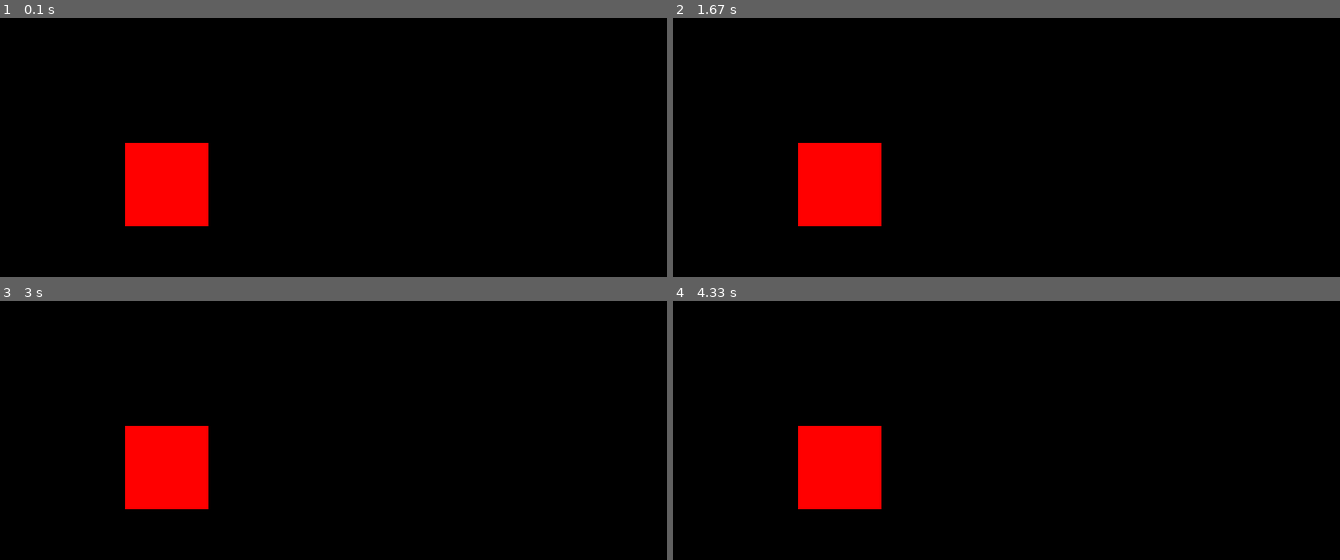
Above: before the commit, frames 1-4 (two rows, left to right).
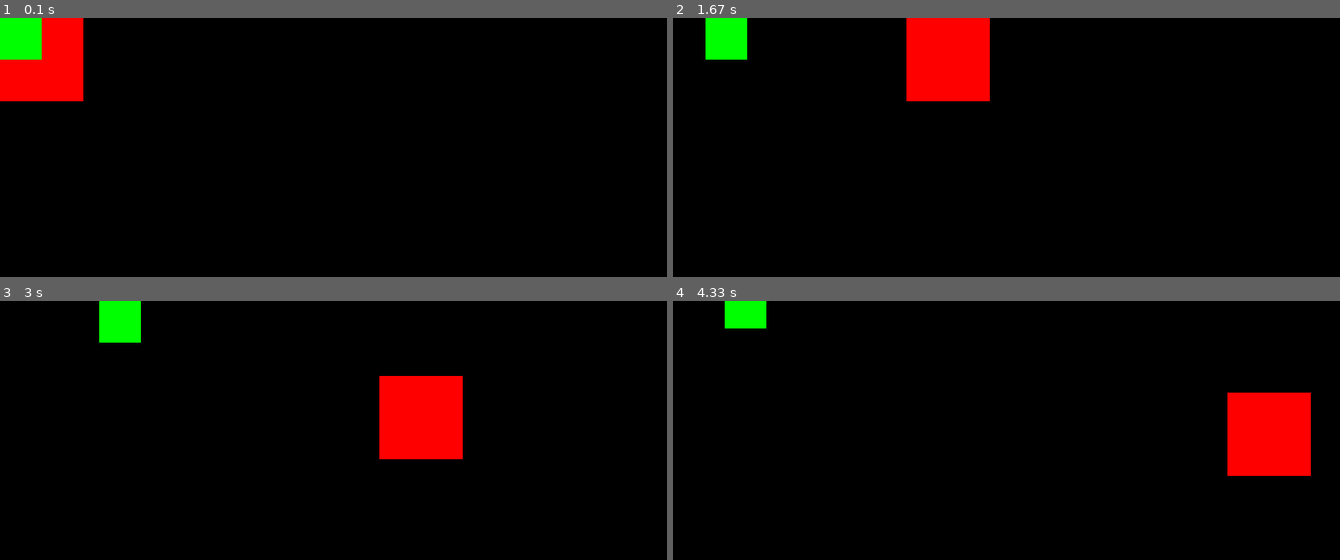
Above: after the commit, the same moments.

Repository: AliiiBenn/pygame-plugins-architecure
Game: pygame game, started from main.py
Two runs of this game, one before a commit and one after it. Both use one fixed random seed, a clock stepped at 60 frames per second and the inputs below.
Inputs:
- Up to frame 1 (0.1 s): no input
- Up to frame 2 (1.67 s): tap Z at 0.33 s; hold D 0.67-1.13 s; hold D 1.17-1.63 s
- Up to frame 3 (3 s): hold S 1.67-1.97 s; hold D 2-2.63 s; tap Q at 2.67 s
- Up to frame 4 (4.33 s): hold S 3-3.37 s; tap Z at 3.07, 3.47, 3.77, 3.97, 4.27 s; hold D 3.4-3.87 s; hold D from 3.9 s (still down)

The runs differ from the first frame. In frame 1, 8.0% of the frame differs, in the area x 0-32%, y 0-81%; in frame 2, 9.0%, in the area x 4-48%, y 0-81%; in frame 3, 9.0%; in frame 4, 8.7%.

Commit message:
Collision with other sprites now possible

Diff:
--- a/game/character.py
+++ b/game/character.py
@@ -1,10 +1,13 @@
-from typing import Protocol
+from typing import Protocol, Optional
 import pygame as py
+
+
+
 
 
 class Character(Protocol):
 
-    def update(self, screen : py.surface.Surface):
+    def update(self, screen : py.surface.Surface, group : Optional[py.sprite.Group] = None):
         ...
 
     def draw(self, screen : py.surface.Surface):
--- /dev/null
+++ b/game/directions.py
@@ -0,0 +1,10 @@
+from enum import Enum
+import pygame as py
+
+
+class Direction(Enum):
+    UP = py.math.Vector2(0, -1)
+    DOWN = py.math.Vector2(0, 1)
+    LEFT = py.math.Vector2(-1, 0)
+    RIGHT = py.math.Vector2(1, 0)
+    NONE = py.math.Vector2(0, 0)
--- a/main.py
+++ b/main.py
@@ -8,7 +8,8 @@
 class Game:
     def __init__(self):
         self.screen = py.display.set_mode((800, 600))
-
+        self.clock = py.time.Clock()
+        self.entities = py.sprite.Group()
 
     def load_extentions(self):
         with open("plugins.json", "r") as file:
@@ -18,17 +19,22 @@
             loader.load_modules(data["plugins"])
 
             self.character = [factory.create(character) for character in data["characters"]]
+            for character in self.character:
+                self.entities.add(character) #type: ignore
 
 
 
     def run(self):
         running = True
         while running:
+            self.clock.tick(60)
 
             self.screen.fill((0, 0, 0))
 
-            for character in self.character:
-                character.update(self.screen)
+
+            for entity in self.entities:
+                entity.update(self.screen, self.entities)
+                entity.draw(self.screen) #type: ignore
 
             py.display.update()
 
--- a/plugins.json
+++ b/plugins.json
@@ -1,10 +1,17 @@
 {
-    "plugins": ["plugins.player"],
+    "plugins": ["plugins.player.player", "plugins.enemies.enemy"],
     "characters": [
         {
             "type": "player",
             "x": 150,
-            "y": 150
+            "y": 150,
+            "speed": 5
+        },
+        {
+            "type": "enemy",
+            "x": 300,
+            "y": 300,
+            "speed": 1
         }
     ]
 }
--- /dev/null
+++ b/plugins/enemies/enemy.py
@@ -0,0 +1,37 @@
+import pygame as py
+import random
+from typing import Optional
+
+import factory
+
+from .enemy_movement_system import MovementSystem
+
+
+
+
+class Enemy(py.sprite.Sprite):
+    def __init__(self, x : int, y : int, speed : int) -> None:
+        super().__init__()
+        self.x = x
+        self.y = y
+        self.speed = speed
+
+        self.image = py.Surface((50, 50))
+        self.image.fill((0, 255, 0))
+        self.rect : py.rect.Rect = self.image.get_rect()
+
+        self.movement_system = MovementSystem(self.speed)
+
+
+    def update(self, screen : py.surface.Surface, group : Optional[py.sprite.Group] = None) -> None: #type: ignore
+
+        self.movement_system.change_direction_randomly()
+        self.rect = self.movement_system.move(self.rect)
+
+
+    def draw(self, screen : py.surface.Surface) -> None:
+        py.draw.rect(screen, (0, 255, 0), self.rect)
+
+
+def register() -> None:
+    factory.register("enemy", Enemy)
--- /dev/null
+++ b/plugins/enemies/enemy_movement_system.py
@@ -0,0 +1,23 @@
+from game import directions
+import pygame as py
+import random
+
+
+
+class MovementSystem:
+    def __init__(self, speed : int) -> None:
+        self.speed = speed
+        self.direction = directions.Direction.NONE
+
+        self.start_time = py.time.get_ticks()
+
+    def change_direction_randomly(self) -> None:
+        seconds = (py.time.get_ticks() - self.start_time) / 1000
+
+        if seconds > 1:
+            self.start_time = py.time.get_ticks()
+            self.direction = random.choice(list(directions.Direction))
+
+
+    def move(self, rect : py.rect.Rect) -> py.rect.Rect:
+        return rect.move(self.direction.value * self.speed)
--- a/plugins/player.py
+++ /dev/null
@@ -1,27 +0,0 @@
-import pygame as py
-from dataclasses import dataclass
-
-import factory
-
-
-class Player:
-    def __init__(self, x : int, y : int):
-        self.x = x
-        self.y = y
-        print('player created')
-
-    def update(self, screen : py.surface.Surface):
-        self.draw(screen)
-        self.move()
-
-    def draw(self, screen : py.surface.Surface):
-        py.draw.rect(screen, (255, 0, 0), (self.x, self.y, 100, 100))
-
-
-    def move(self):
-        pass
-
-
-
-def register() -> None:
-    factory.register("player", Player)
--- /dev/null
+++ b/plugins/player/borders_collisions.py
@@ -0,0 +1,28 @@
+import pygame as py
+
+
+class CollisionWithWallDetector:
+    def is_colliding_with_screen_borders(self, rect : py.rect.Rect, screen : py.surface.Surface) -> bool:
+        screen_width, screen_height = screen.get_size()
+
+        colliding_top = rect.top < 0
+        colliding_bottom = rect.bottom > screen_height
+        colliding_left = rect.left < 0
+        colliding_right = rect.right > screen_width
+
+        return colliding_top or colliding_bottom or colliding_left or colliding_right
+
+    def move_outside_screen_borders(self, rect : py.rect.Rect, screen : py.surface.Surface) -> py.rect.Rect:
+        screen_width, screen_height = screen.get_size()
+
+        if rect.top < 0:
+            rect.top = 0
+        elif rect.bottom > screen_height:
+            rect.bottom = screen_height
+
+        if rect.left < 0:
+            rect.left = 0
+        elif rect.right > screen_width:
+            rect.right = screen_width
+
+        return rect
--- /dev/null
+++ b/plugins/player/player.py
@@ -0,0 +1,53 @@
+import pygame as py
+from enum import Enum
+from typing import Optional
+
+import factory
+from .player_movement_system import MovementSystem
+from .borders_collisions import CollisionWithWallDetector
+
+
+
+class Player(py.sprite.Sprite):
+    def __init__(self, x : int, y : int, speed : int = 1):
+        super().__init__()
+        self.x = x
+        self.y = y
+
+
+        self.image = py.Surface((100, 100))
+        self.image.fill((255, 0, 0))
+        self.rect : py.rect.Rect = self.image.get_rect()
+        self.movement_system = MovementSystem(speed)
+        self.collison_with_wall_detector = CollisionWithWallDetector()
+        self.i = 0
+
+
+    def update(self, screen : py.surface.Surface, group : Optional[py.sprite.Group] = None): #type: ignore
+        if group is None:
+            raise ValueError("group is None")
+
+        for sprite in group:
+            if sprite is self:
+                continue
+
+            if sprite.rect is not None and self.rect.colliderect(sprite.rect):
+                print("collision", self.i)
+                self.i += 1
+
+        self.movement_system.handle_input()
+        self.rect = self.movement_system.move(self.rect)
+
+        if self.collison_with_wall_detector.is_colliding_with_screen_borders(self.rect, screen):
+            self.rect = self.collison_with_wall_detector.move_outside_screen_borders(self.rect, screen)
+
+    def draw(self, screen : py.surface.Surface):
+        py.draw.rect(screen, (255, 0, 0), self.rect)
+
+
+
+
+
+
+def register() -> None:
+    factory.register("player", Player)
--- /dev/null
+++ b/plugins/player/player_movement_system.py
@@ -0,0 +1,30 @@
+import pygame as py
+from game import directions
+
+
+class MovementSystem:
+    def __init__(self, speed : int) -> None:
+
+        self.direction = directions.Direction.NONE
+
+        self.speed = speed
+
+
+    def handle_input(self) -> None:
+        keys = py.key.get_pressed()
+
+
+        if keys[py.K_z]:
+            self.direction = directions.Direction.UP
+        elif keys[py.K_s]:
+            self.direction = directions.Direction.DOWN
+        elif keys[py.K_q]:
+            self.direction = directions.Direction.LEFT
+        elif keys[py.K_d]:
+            self.direction = directions.Direction.RIGHT
+        else:
+            self.direction = directions.Direction.NONE
+
+
+    def move(self, rect : py.rect.Rect) -> py.rect.Rect:
+        return rect.move(self.direction.value * self.speed)
Empty file added: plugins/enemies/__init__.py
Empty file added: plugins/player/__init__.py
